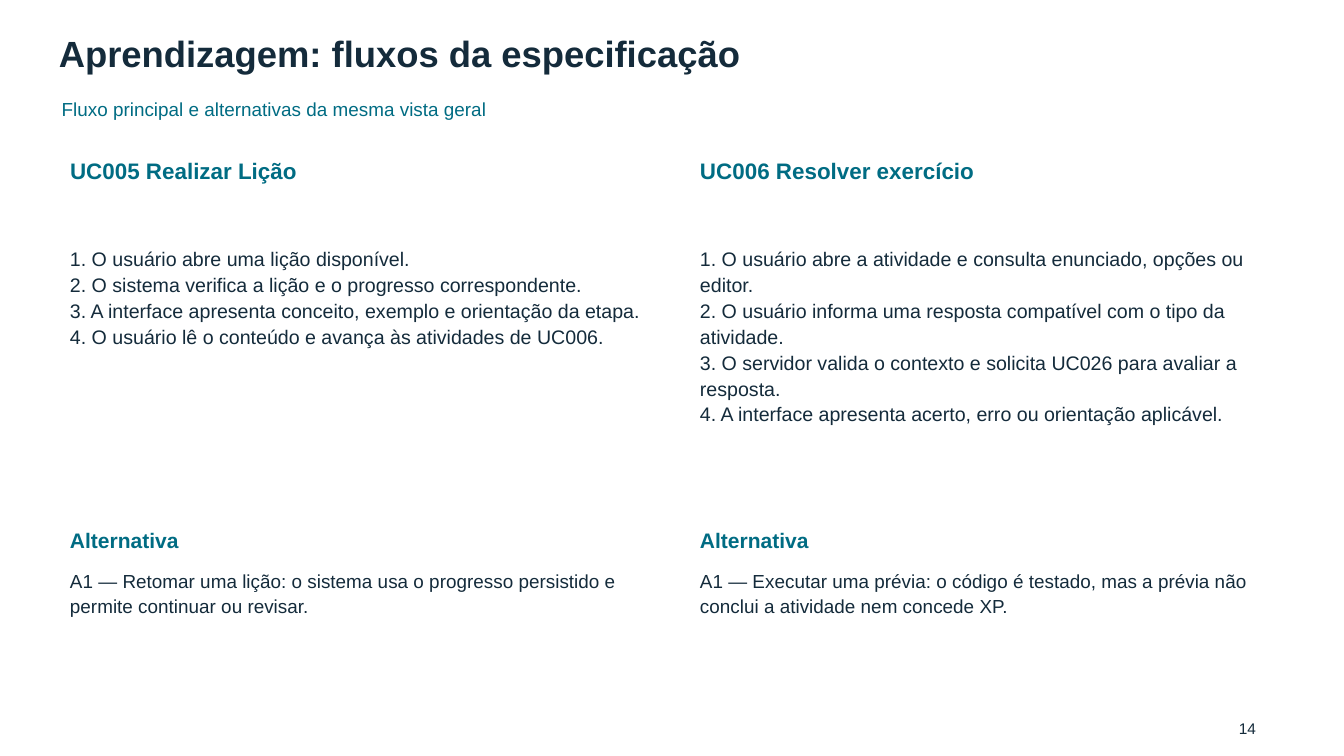
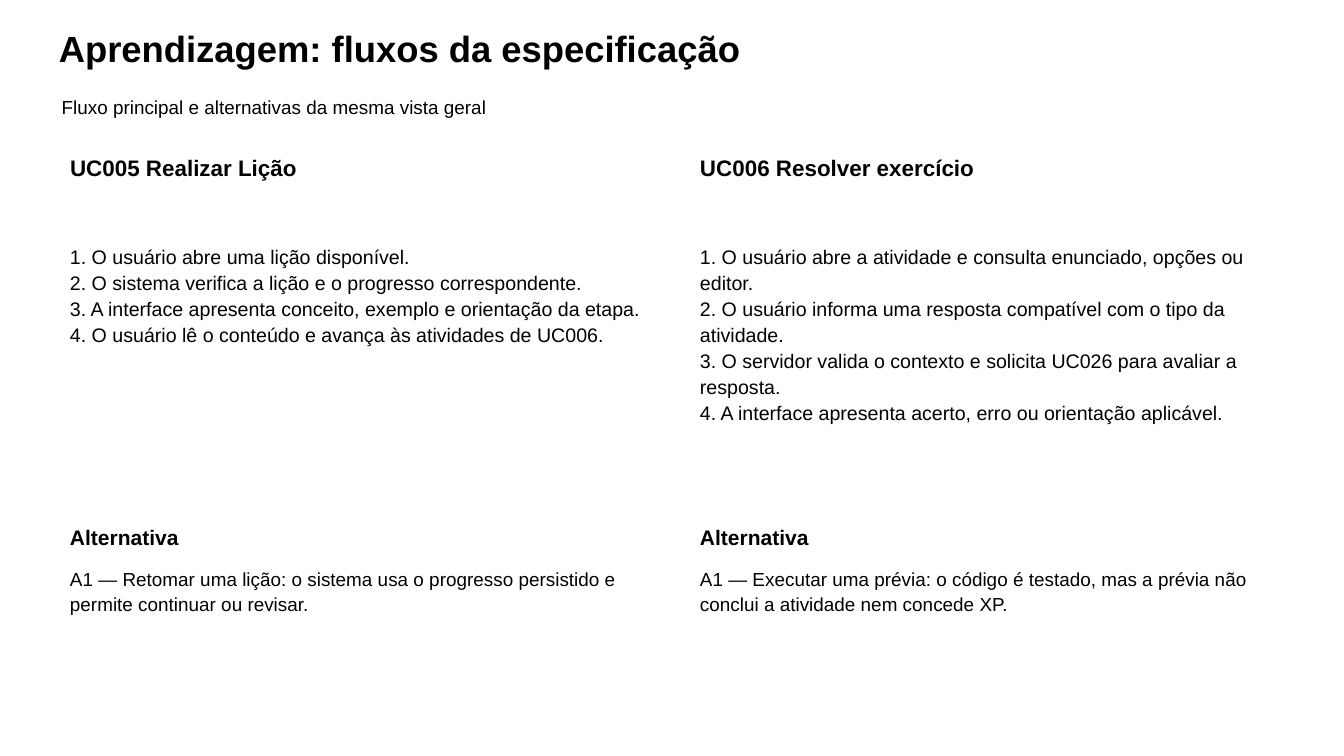
Before and after one commit to pedrotescaro/Stacklyst, a slide deck: slide 45 of docs/laboratorio-engenharia-software/revisao-final-2026-11-03/entregaveis/Stacklyst-seminario-atualizado-2026-11-03.pptx (slide 14 before the commit). Drawn at 1344x756 pixels with LibreOffice and Linux fonts; fonts in the diff are those of the drawing. Boxes give left, top, right and bottom in pixels: in the first picture for what was removed or moved away, otherwise in the second. Text is boxed around its words. In the diff, an @@ line names an element or a change of style, - is before the commit and + after.

```diff
--- a/docs/laboratorio-engenharia-software/revisao-final-2026-11-03/entregaveis/Stacklyst-seminario-atualizado-2026-11-03.pptx
+++ b/docs/laboratorio-engenharia-software/revisao-final-2026-11-03/entregaveis/Stacklyst-seminario-atualizado-2026-11-03.pptx
@@ text "Aprendizagem: fluxos da especificação" at (59,35,740,69): text colour #142B3B to #000000; line spacing 1.1 to 51.5pt @@
@@ text "Fluxo principal e alternativas da ..." at (62,100,486,118): text colour #006C83 to #000000; line spacing 1.1 to 26.7pt @@
@@ text "UC005 Realizar Lição" at (70,159,296,181): text colour #006C83 to #000000; line spacing 1.1 to 31.7pt @@
@@ text "UC006 Resolver exercício" at (700,159,974,177): text colour #006C83 to #000000; line spacing 1.1 to 31.7pt @@
@@ text "1. O usuário abre uma ..." at (70,249,639,346): text colour #142B3B to #000000; line spacing 1.1 to 27.7pt @@
@@ text "1. O usuário abre a ..." at (700,249,1244,424): text colour #142B3B to #000000; line spacing 1.1 to 27.7pt @@
@@ text "Alternativa" at (70,529,179,546): text colour #006C83 to #000000; line spacing 1.1 to 29.7pt @@
@@ text "Alternativa" at (700,529,809,546): text colour #006C83 to #000000; line spacing 1.1 to 29.7pt @@
@@ text "A1 — Retomar uma lição: ..." at (70,572,615,615): text colour #142B3B to #000000; line spacing 1.1 to 26.7pt @@
@@ text "A1 — Executar uma prévia: ..." at (700,572,1247,612): text colour #142B3B to #000000; line spacing 1.1 to 26.7pt @@
@@ text removed at (1239,723,1256,734) @@
-14
```
Also in this commit, not shown: 63 other slides changed, 8 slides added, 12 slides removed, 24 other files.
